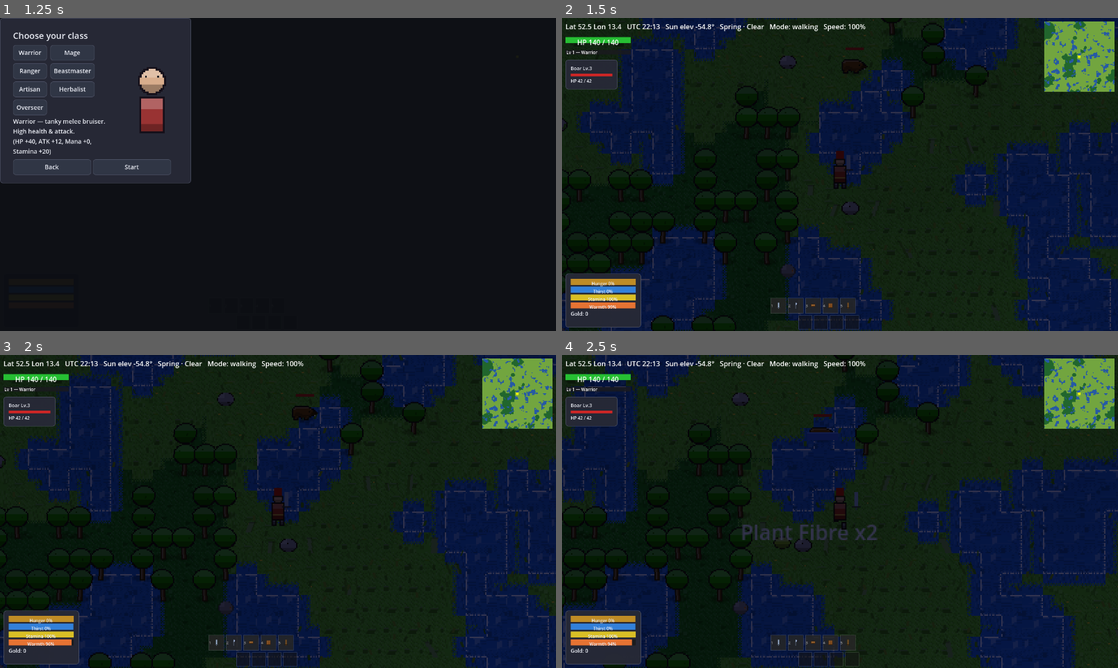
Above: before the commit, frames 1-4 (two rows, left to right).
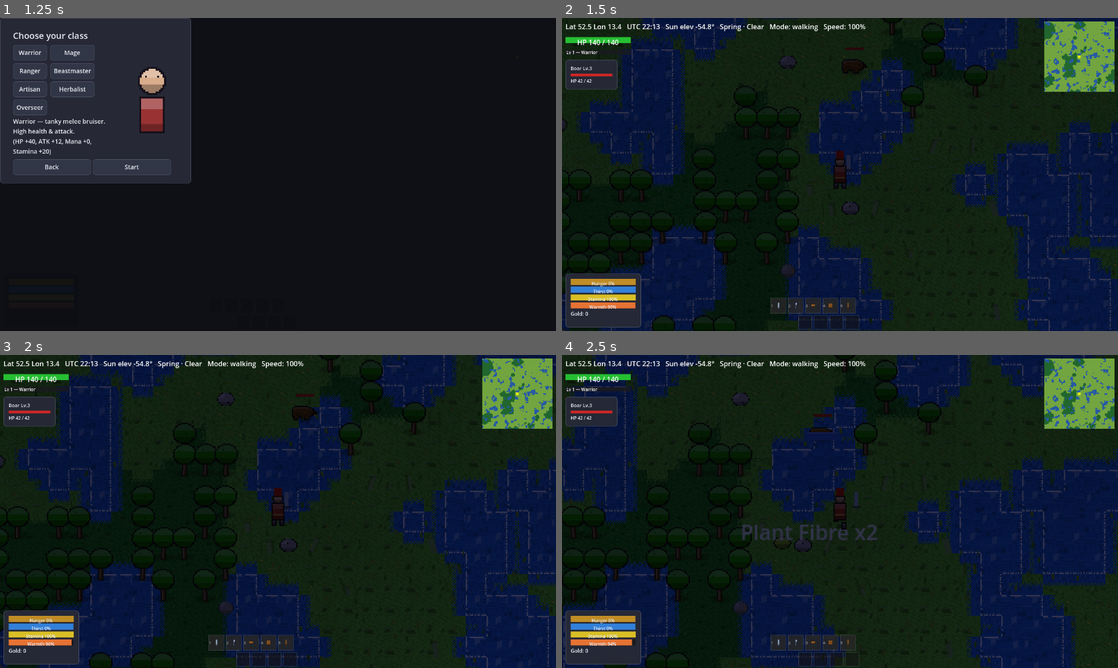
Above: after the commit, the same moments.

Repository: 269652/aleph-alpha
Game: Godot game, scene res://scenes/world.tscn
Two runs of this game, one before a commit and one after it. Both use one fixed random seed, a clock stepped at 60 frames per second and the inputs below.
Inputs (mouse positions are in pixels of both pictures, inside the frame that each line leads up to):
- Up to frame 1 (1.25 s): click "New Game (Single-Player)" at 0.5 s
- Up to frame 2 (1.5 s): click "Start" at 1.25 s
- Up to frame 3 (2 s): no input
- Up to frame 4 (2.5 s): tap Enter at 2 s; move the mouse to (962, 495) at 2.02 s; hold D (move_right) from 2.03 s (still down); hold Space (attack) from 2.03 s (still down); click (962, 495) at 2.17 s

Frame 1 is identical in both runs. In frame 2, 0.6% of the frame differs, in the area x 0-100%, y 0-100%; in frame 3, 0.7%; in frame 4, 0.7%.

Commit message:
Freeze baked tile blades; gentle two-frequency gust wind everywhere
The baked tile streaks can never sway -- 4 tile frames can only make a 1px
tip jump, which reads as flicker (reported twice). They now freeze as varied
windswept ground detail (each blade holds its own lean; grassland tile
frames are identical, test-pinned), and ALL blade motion belongs to the GPU
micro-blade field, which sways continuously.

The wind itself calms down to fix the "everything moves, feels overloaded"
note: every sway shader (trees, tufts, micro-blades) now sums a slow gust
with a small fast flutter (0.7/0.3 two-frequency motion -- physically
gust-like, not metronomic), with amplitudes roughly halved (tufts 6->3px,
micro-blades 1.6->1.1px) and speeds reduced. Gentle ambient life rather
than a field of metronomes.

Co-Authored-By: Claude Sonnet 5 <noreply@anthropic.com>

Diff:
--- a/src/rendering/grass_blade_field.gd
+++ b/src/rendering/grass_blade_field.gd
@@ -11,19 +11,21 @@
 const BLADES_PER_CELL := 2
 const BLADE_WIDTH_PX := 1.0
 const BLADE_HEIGHT_PX := 4.0
-const AMPLITUDE_PX := 1.6
-const WIND_SPEED := 3.0
+const AMPLITUDE_PX := 1.1
+const WIND_SPEED := 1.4
 
 const SHADER_CODE := """
 shader_type canvas_item;
 
-uniform float amplitude_px = 1.6;
-uniform float wind_speed = 3.0;
+uniform float amplitude_px = 1.1;
+uniform float wind_speed = 1.4;
 
 void vertex() {
 	float phase = INSTANCE_CUSTOM.x * 6.2831;
 	float top_weight = 1.0 - UV.y;
-	VERTEX.x += sin(TIME * wind_speed + phase) * amplitude_px * top_weight;
+	float gust = sin(TIME * wind_speed + phase) * 0.7
+		+ sin(TIME * wind_speed * 2.7 + phase * 1.7) * 0.3;
+	VERTEX.x += gust * amplitude_px * top_weight;
 }
 """
 
--- a/src/rendering/procedural_terrain_sprite.gd
+++ b/src/rendering/procedural_terrain_sprite.gd
@@ -65,7 +65,11 @@
 			_paint_water(image, base_color, variant_seed, wrapped_frame)
 		"grassland":
 			_paint_speckled(image, base_color, variant_seed)
-			_paint_grass_blades(image, base_color, variant_seed, wrapped_frame)
+			# Baked blades are STATIC by design: 4 tile frames can only make a
+			# 1px tip jump, which reads as flicker, never as wind (reported
+			# twice). They freeze as varied windswept ground detail; all real
+			# blade motion lives in the GPU field (see GrassBladeField).
+			_paint_grass_blades(image, base_color, variant_seed, 0)
 			_paint_flowers(image, variant_seed)
 		"forest", "rainforest":
 			_paint_speckled(image, base_color, variant_seed)
@@ -228,7 +232,9 @@
 	]
 	for i in BLADE_COUNT:
 		var spec := blade_spec(variant_seed, i)
-		var lean: int = _TUFT_SWAY[(frame + spec.phase) % FRAME_COUNT]
+		# Frozen per-blade lean (frame is ignored -- see the grassland branch
+		# comment): each blade holds its own windswept posture.
+		var lean: int = _TUFT_SWAY[spec.phase % _TUFT_SWAY.size()]
 		var color: Color = blade_colors[spec.color_index]
 		var height: int = spec.height
 		for k in height:
--- a/src/rendering/wind_sway.gd
+++ b/src/rendering/wind_sway.gd
@@ -28,7 +28,9 @@
 void vertex() {
 	float phase = MODEL_MATRIX[3].x * 0.045 + MODEL_MATRIX[3].y * 0.031;
 	float top_weight = pow(1.0 - UV.y, bend_exponent);
-	VERTEX.x += sin(TIME * wind_speed + phase) * amplitude_px * top_weight;
+	float gust = sin(TIME * wind_speed + phase) * 0.7
+		+ sin(TIME * wind_speed * 2.7 + phase * 1.7) * 0.3;
+	VERTEX.x += gust * amplitude_px * top_weight;
 }
 """
 
@@ -37,15 +39,15 @@
 const DEFAULT_AMPLITUDE_PX := 1.4
 ## Sway oscillation speed (radians/sec into sin) -- a lazy breeze, not a flag
 ## in a gale.
-const DEFAULT_SPEED := 1.8
+const DEFAULT_SPEED := 1.2
 
 ## Trees bend with a squared falloff (a canopy sways atop a stiff trunk).
 ## Grass/scrub tuft sprites need the opposite: their blade pixels sit in the
 ## LOWER half of the quad, where a squared falloff leaves under half a pixel
 ## of motion -- visually static (the reported "streaks don't sway" bug). The
 ## tuft preset bends linearly and harder, so blades visibly whip.
-const TUFT_AMPLITUDE_PX := 6.0
-const TUFT_SPEED := 3.0
+const TUFT_AMPLITUDE_PX := 3.0
+const TUFT_SPEED := 1.6
 const TUFT_BEND_EXPONENT := 1.0
 
 var _shared_material: ShaderMaterial
--- a/tests/unit/test_procedural_terrain_sprite.gd
+++ b/tests/unit/test_procedural_terrain_sprite.gd
@@ -226,11 +226,14 @@
 	assert_eq(f0.get_data(), wrapped.get_data(), "the animation cycle should loop seamlessly")
 
 
-## Grass is alive: tuft pixels sway across frames.
-func test_grassland_frames_differ():
+## Baked grassland tiles are deliberately STATIC: a 1px blade tip jumping
+## across 4 tile frames reads as flicker, never wind. Real blade motion is
+## owned by the GPU micro-blade field (grass_blade_field.gd), which sways
+## continuously at any frame rate.
+func test_grassland_frames_are_identical_motion_lives_in_the_gpu_field():
 	var f0 := generator.generate_frame_image("grassland", 0, 0)
 	var f1 := generator.generate_frame_image("grassland", 0, 1)
-	assert_ne(f0.get_data(), f1.get_data(), "grassland tufts should sway across frames")
+	assert_eq(f0.get_data(), f1.get_data(), "baked grassland frames must not flicker")
 
 
 ## Arid/rocky biomes stay static -- identical frames, deliberately, so their
